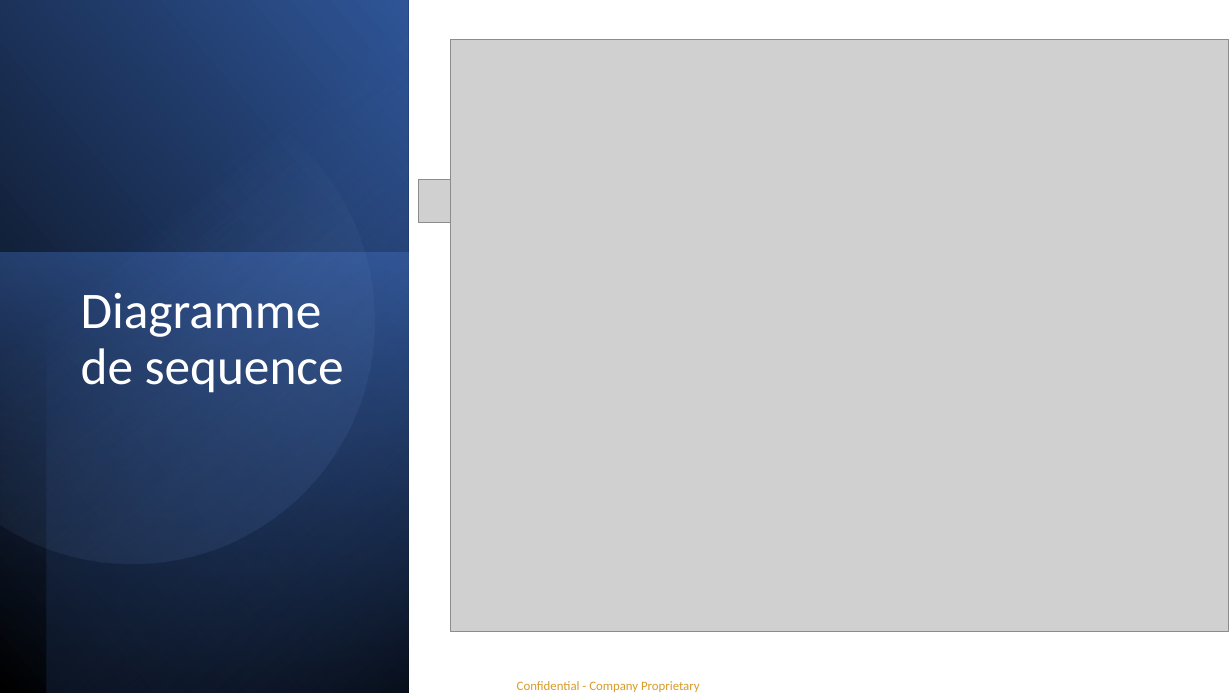
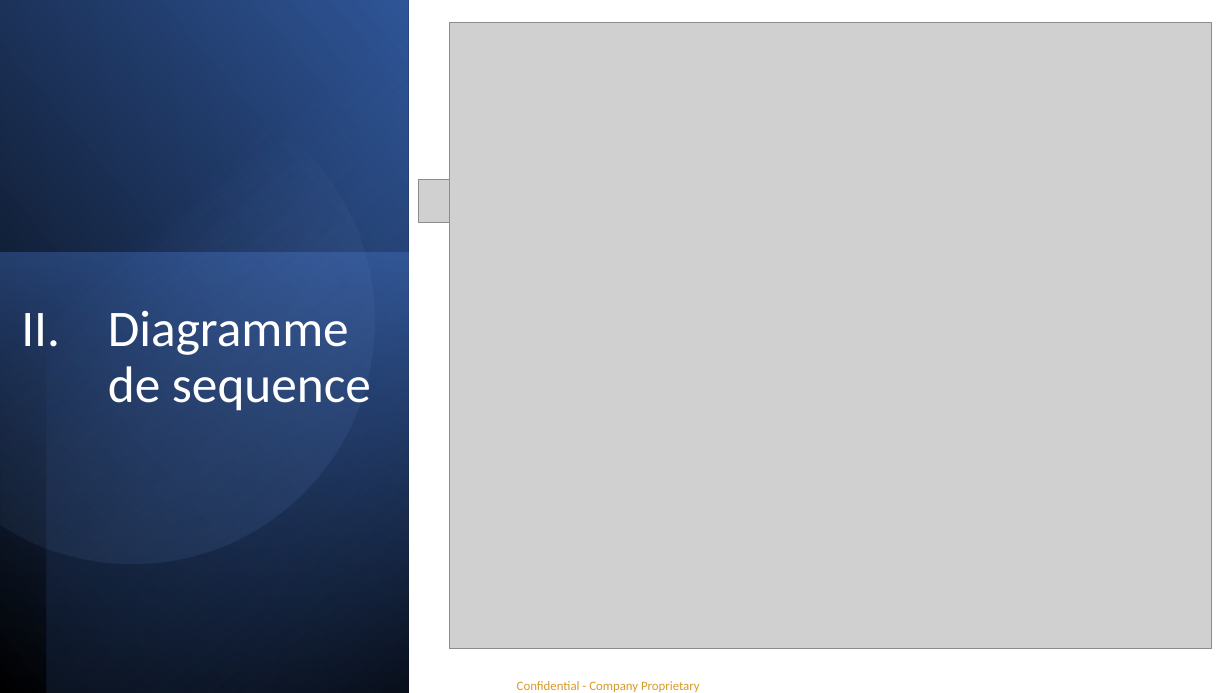
Before and after one commit to yoan8306/P4-Instagrid, a slide deck: slide 4 of p4_soussand_yoan/Présentation1.pptx. Drawn at 1232x693 pixels with LibreOffice and Linux fonts; fonts in the diff are those of the drawing; grey boxes stand for pictures. Boxes give left, top, right and bottom in pixels: in the first picture for what was removed or moved away, otherwise in the second. Text is boxed around its words. In the diff, an @@ line names an element or a change of style, - is before the commit and + after.

```diff
--- a/p4_soussand_yoan/Présentation1.pptx
+++ b/p4_soussand_yoan/Présentation1.pptx
@@ picture: place and size @@
-picture at [451, 40, 1229, 631]
+picture at [449, 22, 1212, 649]
@@ title "Diagramme de sequence": place and size @@
-title "Diagramme de sequence" at [81, 292, 344, 393]
+title "Diagramme de sequence" at [108, 310, 371, 411]
@@ title "Diagramme de sequence" at [108, 310, 371, 411]: bullet none to I. @@
```
Also in this commit, not shown: 2 other slides changed, 1 slide added, 11 other files.
